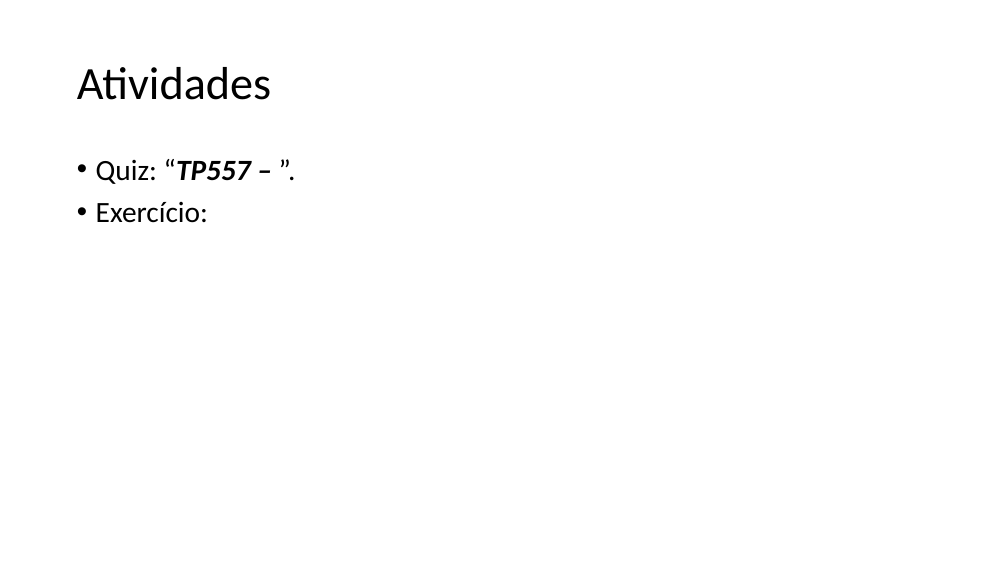
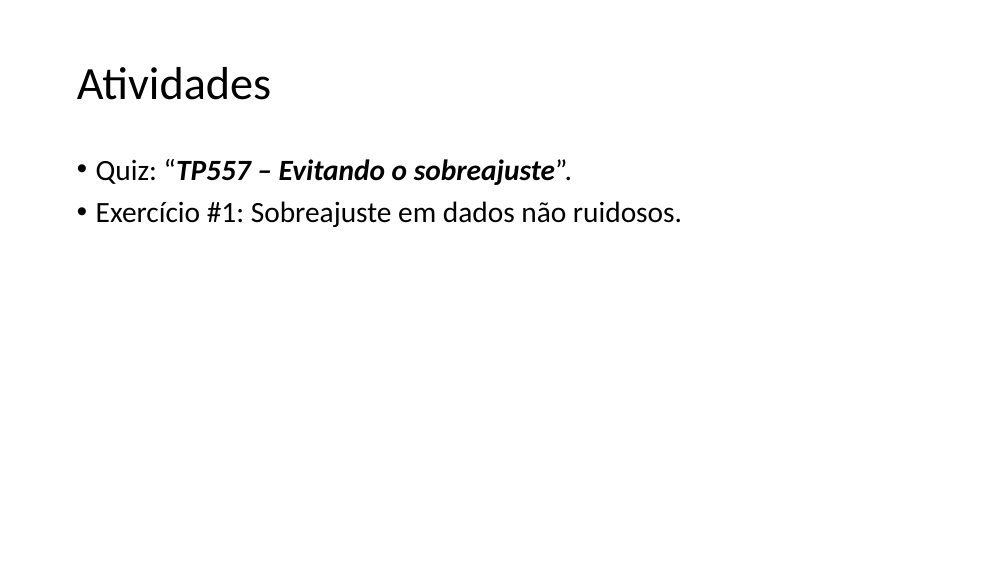
Before and after one commit to zz4fap/tp557-iot-ml, a slide deck: slide 13 of slides/TP557_13.pptx (slide 4 before the commit). Drawn at 1008x567 pixels with LibreOffice and Linux fonts; fonts in the diff are those of the drawing. Boxes give left, top, right and bottom in pixels: in the first picture for what was removed or moved away, otherwise in the second. Text is boxed around its words. In the diff, an @@ line names an element or a change of style, - is before the commit and + after.

```diff
--- a/slides/TP557_13.pptx
+++ b/slides/TP557_13.pptx
@@ text at <box>96,159,682,227</box>: text changed @@
-• Quiz: “TP557 – ”.
-• Exercício:
+• Quiz: “TP557 – Evitando o sobreajuste”.
+• Exercício #1: Sobreajuste em dados não ruidosos.
```
Also in this commit, not shown: 2 other slides changed, 9 slides added, 3 other files.
